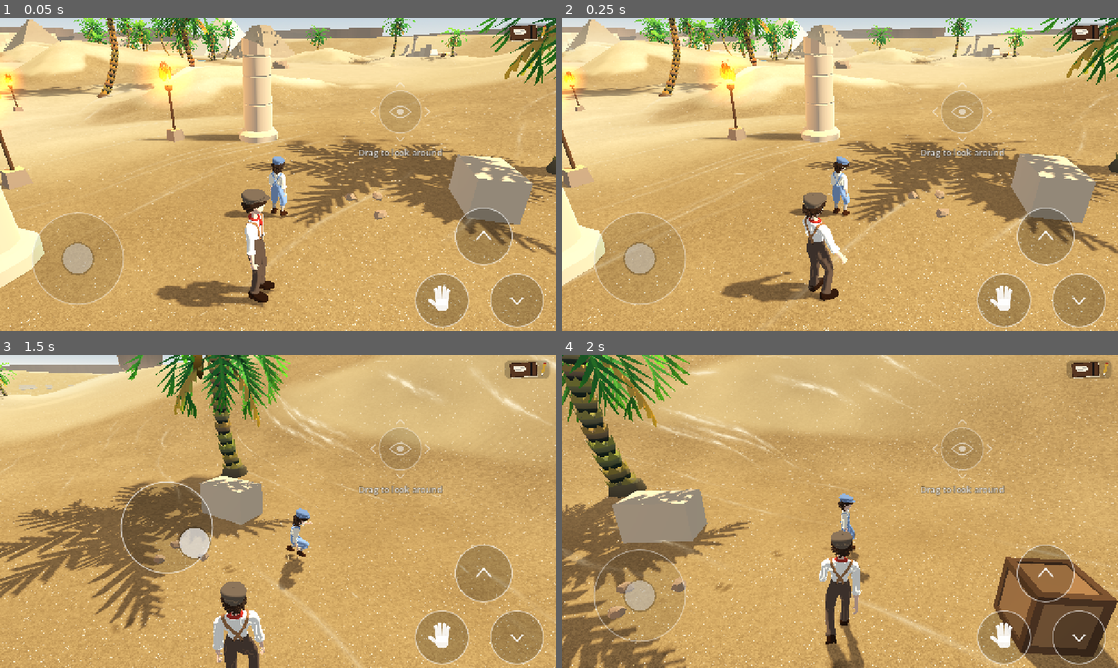
Above: before the commit, frames 1-4 (two rows, left to right).
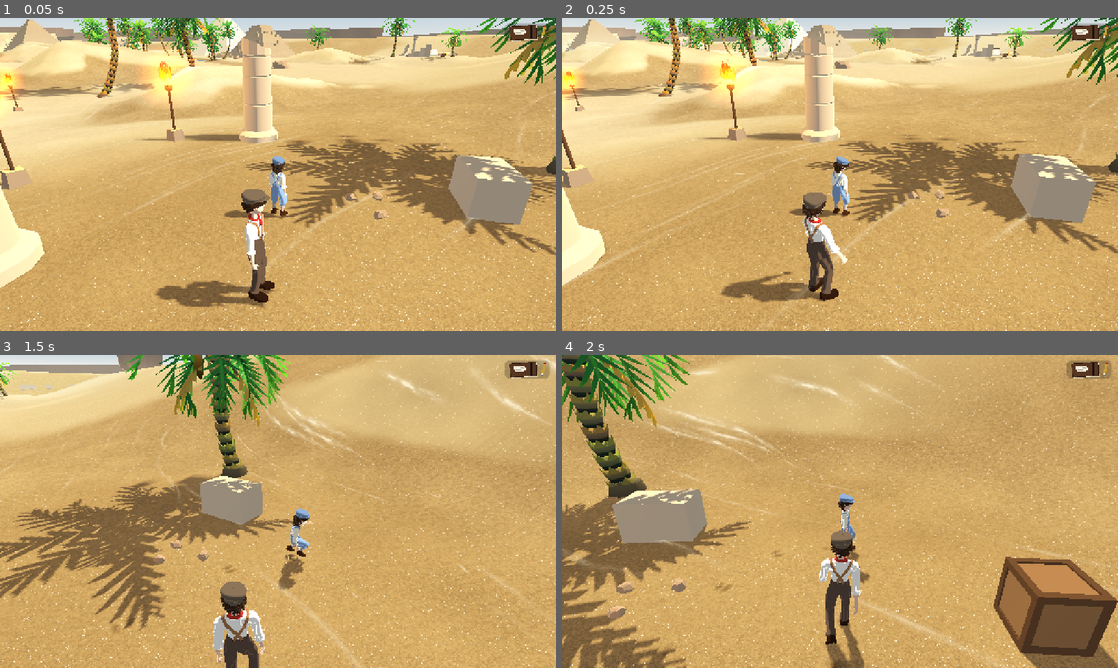
Above: after the commit, the same moments.

Repository: Sclondon/Outside
Game: Godot game, scene res://desert.tscn
Two runs of this game, one before a commit and one after it. Both use one fixed random seed, a clock stepped at 60 frames per second and the inputs below.
Inputs (mouse positions are in pixels of both pictures, inside the frame that each line leads up to):
- Up to frame 1 (0.05 s): no input
- Up to frame 2 (0.25 s): no input
- Up to frame 3 (1.5 s): tap Enter (ui_accept) at 0.5 s; move the mouse to (400, 495) at 0.52 s; hold D (move_right) 0.53-1.25 s; hold E (act) 0.53-1.25 s; click (400, 495) at 0.67 s; tap Space (jump) at 0.77, 1.07 s; drag from (166, 527) to (250, 574) at 1.27 s
- Up to frame 4 (2 s): no input

The runs differ from the first frame. In frame 1, 6.0% of the frame differs, in the area x 5-98%, y 20-99%; in frame 2, 6.0%; in frame 3, 6.5%, in the area x 21-98%, y 20-99%; in frame 4, 4.1%.

Commit message:
No touch controls over the picture on a desk: they are drawn on a phone or tablet, or once a finger has been on the screen
Co-Authored-By: Claude Opus 5.5 <noreply@anthropic.com>
Claude-Session: https://claude.ai/code/session_01Wpcj1fnjKX742t8S5R6KU5

Diff:
--- a/scripts/level_editor.gd
+++ b/scripts/level_editor.gd
@@ -114,12 +114,12 @@
 
 
 ## Whether the editor should be laid out for a phone: wherever the touch controls are shown (`TouchControls`: a
-## touch screen, or the web), or when `-- phone` is on the command line; and never when `-- desk` is.
+## phone or a tablet, or once a finger has been on the screen), or when `-- phone` is on the command line; and never when `-- desk` is.
 static func wants_phone() -> bool:
 	var asked := OS.get_cmdline_user_args()
 	if asked.has("desk"):
 		return false
-	return asked.has("phone") or DisplayServer.is_touchscreen_available() or OS.has_feature("web")
+	return asked.has("phone") or TouchControls.wanted()
 
 
 ## Opens it: the game stops, and the view goes up over where he is.
--- a/scripts/tomb_editor.gd
+++ b/scripts/tomb_editor.gd
@@ -116,7 +116,7 @@
 
 
 ## Whether the editor is to be laid out for a phone: where the touch controls
-## are shown (as `TouchControls` decides: a touch screen, or the web build), or
+## are shown (as `TouchControls.wanted` decides: a phone or a tablet, or once a finger has been on the screen), or
 ## where it is asked for (`layout`, or `-- phone` and `-- desk` on the command line).
 static func wants_phone() -> bool:
 	if layout != "":
@@ -126,7 +126,7 @@
 		return true
 	if "desk" in args:
 		return false
-	return DisplayServer.is_touchscreen_available() or OS.has_feature("web")
+	return TouchControls.wanted()
 
 
 # --- The tomb itself
--- a/scripts/touch_controls.gd
+++ b/scripts/touch_controls.gd
@@ -54,6 +54,14 @@
 var _duck_alpha := 0.0
 var _act_alpha := 0.0
 var _hint_alpha := 0.0
+## Whether a finger has been on the screen since the game started (a mouse made to stand for one does not count).
+static var touched := false
+
+
+## Whether the controls are to be drawn, and the editors laid out for a phone: on a phone or a tablet, in its own
+## game or in its browser; and anywhere else once a finger has really been on the screen. Never for a mouse.
+static func wanted() -> bool:
+	return touched or OS.has_feature("mobile") or OS.has_feature("web_android") or OS.has_feature("web_ios")
 
 
 func _init() -> void:
@@ -62,13 +70,15 @@
 
 func _ready() -> void:
 	mouse_filter = Control.MOUSE_FILTER_IGNORE
-	# Shown on anything with a touch screen, and on the web always: a phone's browser
-	# does not always own up to having one. (Elsewhere they appear at the first touch.)
-	_hint_alpha = 1.0 if DisplayServer.is_touchscreen_available() or OS.has_feature("web") else 0.0
+	# Shown on a phone from the start; on a desk only once a finger has been on the screen (`wanted`).
+	_hint_alpha = 1.0 if wanted() else 0.0
 
 
 func _input(event: InputEvent) -> void:
 	if event is InputEventScreenTouch:
+		# (a mouse standing for a finger still works them, but does not bring them up)
+		if event.device != InputEvent.DEVICE_ID_EMULATION:
+			touched = true
 		var pos: Vector2 = make_input_local(event).position
 		if event.pressed:
 			_press(event.index, pos)
@@ -116,7 +126,8 @@
 	# The top right corner belongs to the menu button.
 	if pos.y < 64.0 and pos.x > size.x - 130.0:
 		return
-	_hint_alpha = 1.0
+	if wanted():
+		_hint_alpha = 1.0
 	var reach := _button_radius() * 1.3
 	if pos.x < size.x * stick_zone:
 		if _stick_index == -1:
Not shown, changed: README.md
